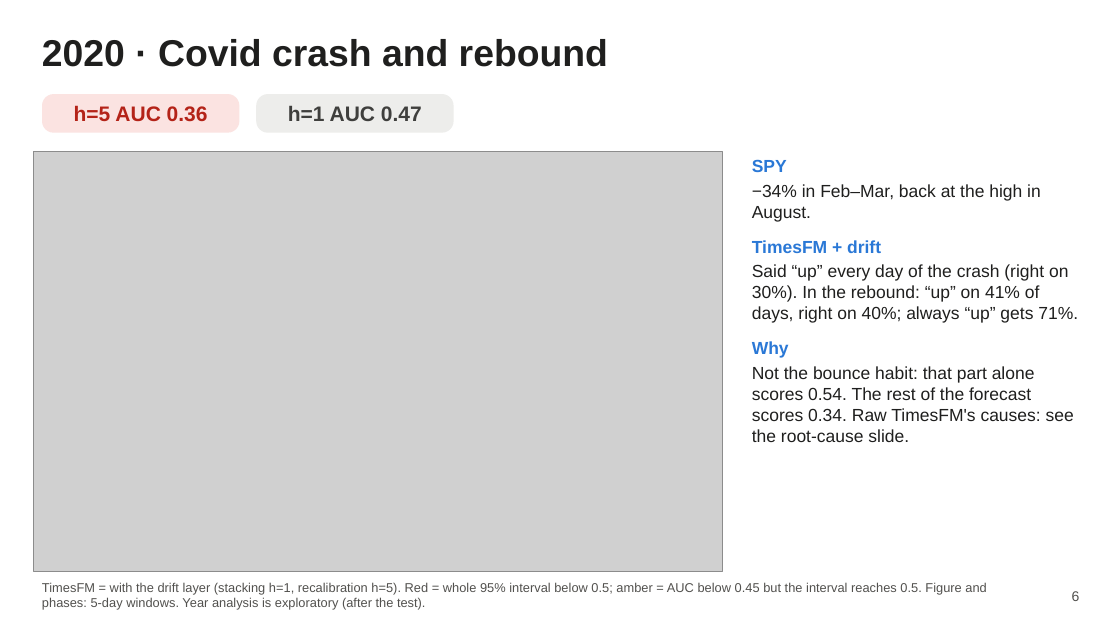
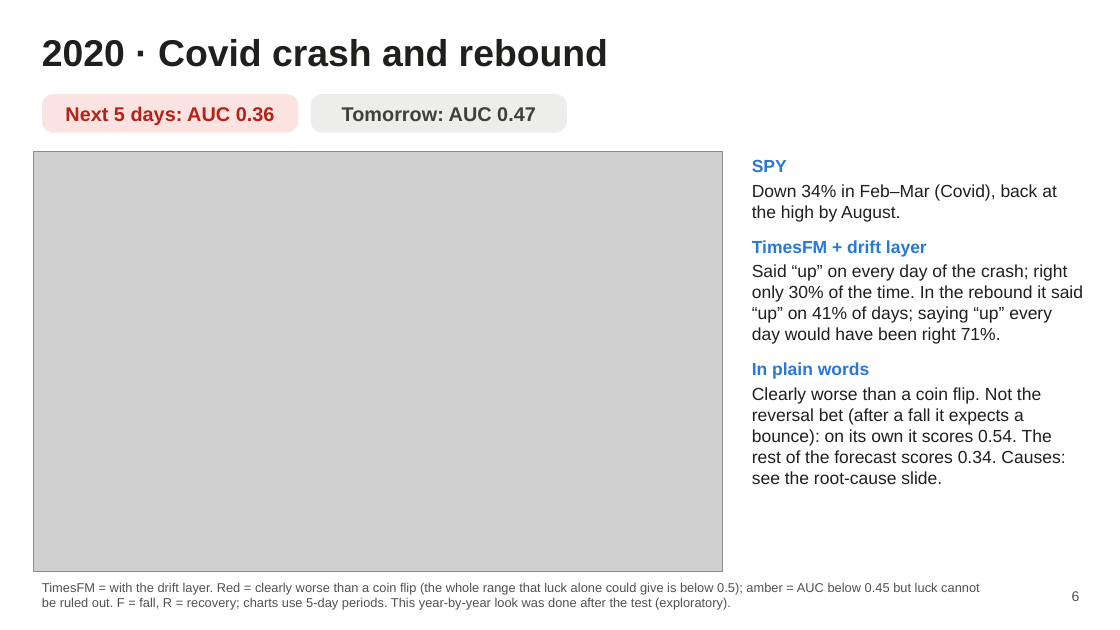
Before and after one commit to AmauryJayr/Predicting-SP500, a slide deck: slide 6 of timesfm3_experiment/slides/timesfm3_slides.pptx. Drawn at 1120x630 pixels with LibreOffice and Linux fonts; fonts in the diff are those of the drawing; grey boxes stand for pictures. Boxes give left, top, right and bottom in pixels: in the first picture for what was removed or moved away, otherwise in the second. Text is boxed around its words. In the diff, an @@ line names an element or a change of style, - is before the commit and + after.

```diff
--- a/timesfm3_experiment/slides/timesfm3_slides.pptx
+++ b/timesfm3_experiment/slides/timesfm3_slides.pptx
@@ rounded rectangle "Next 5 days: AUC 0.36": place and size @@
-rounded rectangle "Next 5 days: AUC 0.36" at (42,94,239,133)
+rounded rectangle "Next 5 days: AUC 0.36" at (42,94,298,133)
@@ text in rounded rectangle at (65,106,275,125): text changed; size 18 to 17 pt @@
-h=5 AUC 0.36
+Next 5 days: AUC 0.36
@@ rounded rectangle "Tomorrow: AUC 0.47": place and size @@
-rounded rectangle "Tomorrow: AUC 0.47" at (256,94,454,133)
+rounded rectangle "Tomorrow: AUC 0.47" at (311,94,567,133)
@@ text in rounded rectangle at (342,107,536,121): text changed; size 18 to 17 pt @@
-h=1 AUC 0.47
+Tomorrow: AUC 0.47
@@ text at (752,184,1083,484): text changed @@
-−34% in Feb–Mar, back at the high in August.
-TimesFM + drift
-Said “up” every day of the crash (right on 30%). In the rebound: “up” on 41% of days, right on 40%; always “up” gets 71%.
-Why
-Not the bounce habit: that part alone scores 0.54. The rest of the forecast scores 0.34. Raw TimesFM's causes: see the root-cause slide.
+Down 34% in Feb–Mar (Covid), back at the high by August.
+TimesFM + drift layer
+Said “up” on every day of the crash; right only 30% of the time. In the rebound it said “up” on 41% of days; saying “up” every day would have been right 71%.
+In plain words
+Clearly worse than a coin flip. Not the reversal bet (after a fall it expects a bounce): on its own it scores 0.54. The rest of the forecast scores 0.34. Causes: see the root-cause slide.
@@ text at (42,582,980,610): text changed @@
-TimesFM = with the drift layer (stacking h=1, recalibration h=5). Red = whole 95% interval below 0.5; amber = AUC below 0.45 but the interval reaches 0.5. Figure and phases: 5-day windows. Year analysis is exploratory (after the test).
+TimesFM = with the drift layer. Red = clearly worse than a coin flip (the whole range that luck alone could give is below 0.5); amber = AUC below 0.45 but luck cannot be ruled out. F = fall, R = recovery; charts use 5-day periods. This year-by-year look was done after the test (exploratory).
```
Also in this commit, not shown: 16 other slides changed, 41 other files.
